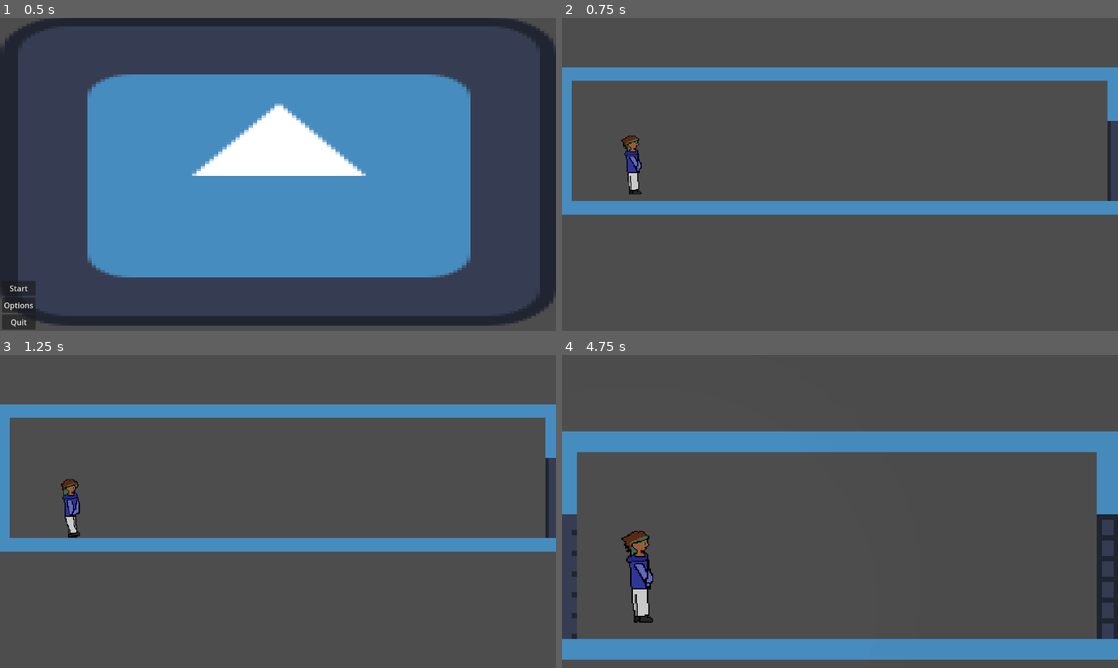
Above: before the commit, frames 1-4 (two rows, left to right).
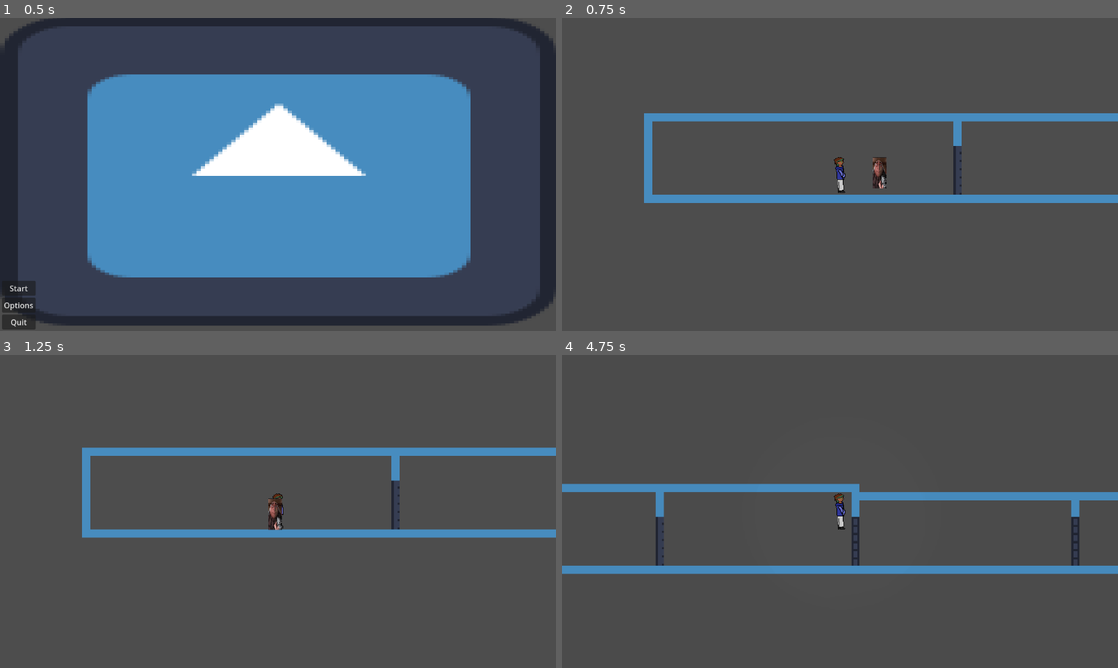
Above: after the commit, the same moments.

Repository: Oryphanix/jam
Game: Godot game, scene res://scenes/main.tscn
Two runs of this game, one before a commit and one after it. Both use one fixed random seed, a clock stepped at 60 frames per second and the inputs below. The engine's default icon, where the game draws it, is replaced by a stand-in: a white triangle on a blue panel in a dark square.
Inputs:
- Up to frame 1 (0.5 s): no input
- Up to frame 2 (0.75 s): click "Start" at 0.5 s
- Up to frame 3 (1.25 s): no input
- Up to frame 4 (4.75 s): tap Enter (ui_accept) at 1.25, 1.52, 2.27, 3.77, 4.52 s; hold D (move_right) 1.28-2.78 s; hold A (move_left) 2.78-3.53 s; hold D (move_right) from 3.53 s (still down)

Frame 1 is identical in both runs. In frame 2, 14% of the frame differs, in the area x 0-100%, y 15-63%; in frame 3, 15%; in frame 4, 22%, in the area x 0-100%, y 24-98%.

Commit message:
im widewally crying
enemy rework

Diff:
--- a/monster/States/lurking.gd
+++ b/monster/States/lurking.gd
@@ -1,33 +1,42 @@
 extends State
 class_name EnemyLurking
 
-@export var enemy: CharacterBody2D
-@export var moveSpeed: float
-@export var moveAway: float
-@export var bufferZone := 5.0
-@export var minDistance := 250
+@export var en: CharacterBody2D
+@export var sanityLoss := 500
 var player: CharacterBody2D
 
+
+func randCirlePos() -> Vector2:
+	var theta : float = randf() * 2 * PI
+	return Vector2(cos(theta), sin(theta)) * sqrt(randf())
+
+
 func Enter():
+	print("lurking")
 	player = get_tree().get_first_node_in_group("Player")
-	print("lurking")
+	var randomPos: Vector2
+	randomPos = (randCirlePos()*Global.playerFOV)+Global.playerPosition
+	while !(randomPos.y < 160 and randomPos.y > 16):
+		randomPos = (randCirlePos()*Global.playerFOV)+Global.playerPosition
+	en.global_position = randomPos
+	en.show()
+	print("IF IS CLIPPING UP, REPLACE 16 WITH 16-MONSTER HEIGHT")
+
 
 func Update(_delta: float):
+	var direction = Global.playerPosition - Global.enemyPosition
+	var distance := direction.length()
 	if Global.sanity <= (2*Global.maxSanity)/3 and Global.sanity > (Global.maxSanity)/3:
 		Transitioned.emit(self, "stalking")
+	if distance > 167.5:
+		Transitioned.emit(self, "prelurking")
+	elif distance < 15:
+		Global.sanity -= sanityLoss
+		Transitioned.emit(self, "prelurking")
+
+	#Check distance to player
+		#if is more than 167 then set state to pre lurk
+	#if is less than hitbox of monster, decrease sanity set state to prelurk
 
 func Physics_Update(_delta: float):
-	moveSpeed = Global.playerSpeed/5
-	moveAway = Global.playerSpeed/2
-	#Vars for distance to player
-	var direction = Global.playerPosition - Global.enemyPosition
-	var distance := direction.length()
-	#Makes the enemy move towards the player but make it stop at a distance
-	if distance >= minDistance + bufferZone:
-		enemy.velocity = (direction.normalized() * moveSpeed)
-	#Make it run away if the player gets to close
-	elif distance < minDistance - bufferZone:
-		enemy.velocity = -(direction.normalized() * moveAway)
-	else:
-		enemy.velocity = Vector2.ZERO
-	enemy.move_and_slide()
+	pass
--- /dev/null
+++ b/monster/States/preLurk.gd
@@ -0,0 +1,28 @@
+extends State
+class_name prelurk
+
+@export var minTime := 1
+@export var maxTime := 1.5
+@export var en: CharacterBody2D
+var delayTimer: Timer
+
+func wait():
+	delayTimer = Timer.new()
+	delayTimer.wait_time = randf_range(minTime, maxTime)
+	delayTimer.timeout.connect(on_timer_finished)
+	delayTimer.autostart = true
+	add_child(delayTimer)
+
+func Enter():
+	print("prelurk")
+	en.hide()
+	wait()
+
+func on_timer_finished():
+	Transitioned.emit(self,"lurking")
+
+func Exit():
+	delayTimer.stop()
+	delayTimer.timeout.disconnect(on_timer_finished)
+	delayTimer.queue_free()
+	delayTimer = null
--- a/monster/States/stalking.gd
+++ b/monster/States/stalking.gd
@@ -4,51 +4,32 @@
 #PLACEHOLDER BEHAVIOUR
 
 @export var enemy: CharacterBody2D
-@export var moveSpeed: float
+@export var moveSpeed: float = 200
 @export var moveAway: float
-@export var bufferZone := 5.0
-@export var minDistance := 125
 @export var playerFacing = false
-var player: CharacterBody2D
+var dirToGo: Vector2
+var wallLeft: Marker2D
 
 func Enter():
-	player = get_tree().get_first_node_in_group("Player")
+	wallLeft = get_tree().get_first_node_in_group("wallleft")
+	dirToGo = Vector2(-1,0)
 	print("entered stalk")
 
 func Physics_Update(_delta: float):
-	moveSpeed = 7*Global.playerSpeed/20
-	moveAway = 9*Global.playerSpeed/20
-	var direction = Global.playerPosition - Global.enemyPosition
-	var distance := direction.length()
-	#Makes the enemy move towards the player but make it stop at a distance
-	if distance >= minDistance + bufferZone:
-		enemy.velocity = (direction.normalized() * moveSpeed)
-	#Make it run away if the player gets to close
-	elif distance < minDistance - bufferZone:
-		enemy.velocity = -(direction.normalized() * moveAway)
-	else:
-		enemy.velocity = Vector2.ZERO
-	enemy.move_and_slide()
+	enemy.velocity = dirToGo * moveSpeed
 
 func Update(_delta: float):
-	var playerDir  = Global.playerPosition.direction_to(Global.enemyPosition)
-
-	if Global.sanity <= Global.maxSanity/3:
-		Transitioned.emit(self, "chasing")
-
-	if playerDir.dot(Global.playerFace) > 0:
-		playerFacing = true
-	else:
-		playerFacing = false
-
-	if playerFacing and $Timer.is_stopped():
-		print("timer started")
-		$Timer.start()
-	elif not playerFacing:
-		print("timer stopped")
-		$Timer.stop()
+	pass
 
 
-func _on_timer_timeout():
-	print("timer")
-	Transitioned.emit(self, "stalkchase")
+func _on_body_left_entered(body: Node2D) -> void:
+	if body.name == "TileMapLayer":
+		dirToGo = Vector2(1,0)
+
+
+
+
+
+func _on_body_right_entered(body: Node2D) -> void:
+	if body.name == "TileMapLayer":
+		dirToGo = Vector2(-1,0)
--- a/monster/States/state_machine.gd
+++ b/monster/States/state_machine.gd
@@ -30,7 +30,9 @@
 		return
 	var newState = states.get(newStateName.to_lower())
 	if !newState:
-		print("new state empty")
+		print("new state empty", "statename",newStateName)
+		print(states)
+		print("newstate", newState)
 		return
 	#Transitions state
 	if currentState:
--- a/monster/enemy.tscn
+++ b/monster/enemy.tscn
@@ -1,15 +1,15 @@
-[gd_scene load_steps=10 format=3 uid="uid://bpakxo81q0su"]
+[gd_scene load_steps=12 format=3 uid="uid://bpakxo81q0su"]
 
 [ext_resource type="Script" path="res://monster/enemy.gd" id="1_rg1we"]
 [ext_resource type="Texture2D" uid="uid://cj8dnp2v42tj7" path="res://monster/Screenshot 2024-08-12 170945.png" id="2_1t4wk"]
 [ext_resource type="Script" path="res://monster/States/state_machine.gd" id="3_tgi4v"]
 [ext_resource type="Script" path="res://monster/States/stalking.gd" id="4_6qnga"]
+[ext_resource type="Script" path="res://monster/States/preLurk.gd" id="4_gik7t"]
 [ext_resource type="Script" path="res://monster/States/lurking.gd" id="4_s5aqr"]
 [ext_resource type="Script" path="res://monster/States/chasing.gd" id="6_jbkc5"]
-[ext_resource type="Script" path="res://monster/States/stalkingchase.gd" id="6_rp1ui"]
 
 [sub_resource type="RectangleShape2D" id="RectangleShape2D_fu6n3"]
-size = Vector2(26, 22)
+size = Vector2(26, 60)
 
 [sub_resource type="SpriteFrames" id="SpriteFrames_0tx3f"]
 animations = [{
@@ -22,27 +22,42 @@
 "speed": 5.0
 }]
 
+[sub_resource type="RectangleShape2D" id="RectangleShape2D_3j2d4"]
+size = Vector2(1, 49)
+
+[sub_resource type="RectangleShape2D" id="RectangleShape2D_sqrhf"]
+size = Vector2(2, 49)
+
 [node name="Node" type="Node2D"]
 
 [node name="enemy" type="CharacterBody2D" parent="."]
+collision_layer = 2
+collision_mask = 2
 script = ExtResource("1_rg1we")
 
 [node name="CollisionShape2D" type="CollisionShape2D" parent="enemy"]
+position = Vector2(1, -31)
 shape = SubResource("RectangleShape2D_fu6n3")
 
 [node name="AnimatedSprite2D" type="AnimatedSprite2D" parent="enemy"]
-position = Vector2(0, -9.53674e-07)
-scale = Vector2(0.119863, 0.102018)
+position = Vector2(0.937501, -31)
+scale = Vector2(0.119292, 0.275224)
 sprite_frames = SubResource("SpriteFrames_0tx3f")
+
+[node name="Camera2D" type="Camera2D" parent="enemy"]
 
 [node name="StateMachine" type="Node" parent="enemy" node_paths=PackedStringArray("initialState", "enemy")]
 script = ExtResource("3_tgi4v")
-initialState = NodePath("Lurking")
+initialState = NodePath("Stalking")
 enemy = NodePath("..")
 
-[node name="Lurking" type="Node" parent="enemy/StateMachine" node_paths=PackedStringArray("enemy")]
+[node name="preLurking" type="Node" parent="enemy/StateMachine" node_paths=PackedStringArray("en")]
+script = ExtResource("4_gik7t")
+en = NodePath("../..")
+
+[node name="Lurking" type="Node" parent="enemy/StateMachine" node_paths=PackedStringArray("en")]
 script = ExtResource("4_s5aqr")
-enemy = NodePath("../..")
+en = NodePath("../..")
 
 [node name="Stalking" type="Node" parent="enemy/StateMachine" node_paths=PackedStringArray("enemy")]
 script = ExtResource("4_6qnga")
@@ -53,11 +68,21 @@
 wait_time = 10.0
 one_shot = true
 
-[node name="stalkchase" type="Node" parent="enemy/StateMachine" node_paths=PackedStringArray("enemy")]
-script = ExtResource("6_rp1ui")
-enemy = NodePath("../..")
-
 [node name="Chasing" type="Node" parent="enemy/StateMachine"]
 script = ExtResource("6_jbkc5")
 
+[node name="leftdetection" type="Area2D" parent="enemy"]
+
+[node name="CollisionShape2D" type="CollisionShape2D" parent="enemy/leftdetection"]
+position = Vector2(-12.5, -32.5)
+shape = SubResource("RectangleShape2D_3j2d4")
+
+[node name="rightdetector" type="Area2D" parent="enemy"]
+
+[node name="CollisionShape2D" type="CollisionShape2D" parent="enemy/rightdetector"]
+position = Vector2(14, -31.5)
+shape = SubResource("RectangleShape2D_sqrhf")
+
 [connection signal="timeout" from="enemy/StateMachine/Stalking/Timer" to="enemy/StateMachine/Stalking" method="_on_timer_timeout"]
+[connection signal="body_entered" from="enemy/leftdetection" to="enemy/StateMachine/Stalking" method="_on_body_left_entered"]
+[connection signal="body_entered" from="enemy/rightdetector" to="enemy/StateMachine/Stalking" method="_on_body_right_entered"]
--- a/player/player.gd
+++ b/player/player.gd
@@ -18,6 +18,7 @@
 
 		if direction:
 			velocity.x = direction * SPEED
+			Global.playerFace = Vector2(direction, 0)
 		else:
 			velocity.x = move_toward(velocity.x, 0, 300)
 
@@ -34,6 +35,7 @@
 		var direction := Input.get_axis("move_left", "move_right")
 		if direction:
 			velocity.x = direction * SPEED
+			Global.playerFace = Vector2(direction, 0)
 		else:
 			velocity.x = move_toward(velocity.x, 0, 300)
 		#otherwise the character will walk left/right if the shift key is not held
@@ -45,8 +47,11 @@
 	# Handle jump.
 	if Input.is_action_just_pressed("ui_accept") and is_on_floor():
 		velocity.y = JUMP_VELOCITY
+	Global.playerPosition = self.global_position
+	Global.playerSpeed = SPEED
 
 	# Get the input direction and handle the movement/deceleration.
 	# ui_left is left arrow, ui_right is right arrow, ui_accept is space bar, ui_shift is the shift key.
-func _process(delta: float) -> void:
+func _process(_delta: float) -> void:
 	$AnimatedSprite2D.play("default")
+	$Camera2D.make_current()
--- a/player/player.tscn
+++ b/player/player.tscn
@@ -261,3 +261,6 @@
 scale = Vector2(1.03735, 1)
 texture = ExtResource("4_8i6og")
 script = ExtResource("5_456t7")
+
+[node name="Camera2D" type="Camera2D" parent="player"]
+zoom = Vector2(1.055, 1.055)
--- a/player/vingette.gd
+++ b/player/vingette.gd
@@ -11,11 +11,15 @@
 @export var runExponential = 1
 @export var narwhalExponential = 1
 @export var time = 0.0
-
 @export var narwhalIncrease = 20.0
 
+func _ready() -> void:
+	Global.maxSanity = sanity
+	Global.sanity = Global.maxSanity
+	sanity = Global.sanity
 
 func _process(delta):
+	sanity = Global.sanity
 	temp = sanity / 13
 	vignette = 255 - temp
 	#using the sanity variable to work out vignette opacity. sanity /13 will ensure vignette opacity is between 0 and
--- a/scenes/Global.gd
+++ b/scenes/Global.gd
@@ -5,3 +5,4 @@
 var playerSpeed: float
 var sanity: float
 var maxSanity: float
+var playerFOV: float = 167.5
--- a/scenes/mainmenue.gd
+++ b/scenes/mainmenue.gd
@@ -7,7 +7,7 @@
 
 
 # Called every frame. 'delta' is the elapsed time since the previous frame.
-func _process(delta: float) -> void:
+func _process(_delta: float) -> void:
 	pass
 
 
--- /dev/null
+++ b/stalkingarchive.gd
@@ -0,0 +1,52 @@
+extends State
+class_name stalkarchive
+
+#PLACEHOLDER BEHAVIOUR
+
+@export var enemy: CharacterBody2D
+@export var moveSpeed: float
+@export var moveAway: float
+@export var bufferZone := 5.0
+@export var minDistance := 125
+@export var playerFacing = false
+var player: CharacterBody2D
+
+func Enter():
+	player = get_tree().get_first_node_in_group("Player")
+	print("entered stalk")
+
+func Physics_Update(_delta: float):
+	moveSpeed = 7*Global.playerSpeed/20
+	moveAway = 9*Global.playerSpeed/20
+	var direction = Global.playerPosition - Global.enemyPosition
+	var distance := direction.length()
+	#Makes the enemy move towards the player but make it stop at a distance
+	if distance >= minDistance + bufferZone:
+		enemy.velocity = (direction.normalized() * moveSpeed)
+	#Make it run away if the player gets to close
+	elif distance < minDistance - bufferZone:
+		enemy.velocity = -(direction.normalized() * moveAway)
+	else:
+		enemy.velocity = Vector2.ZERO
+	enemy.move_and_slide()
+
+func Update(_delta: float):
+	var playerDir  = Global.playerPosition.direction_to(Global.enemyPosition)
+	if Global.sanity <= Global.maxSanity/3:
+		Transitioned.emit(self, "chasing")
+	if playerDir.dot(Global.playerFace) > 0:
+		playerFacing = true
+	else:
+		playerFacing = false
+
+	if playerFacing and $Timer.is_stopped():
+		print("timer started")
+		$Timer.start()
+	elif not playerFacing:
+		print("timer stopped")
+		$Timer.stop()
+
+
+func _on_timer_timeout():
+	print("timer")
+	Transitioned.emit(self, "stalkchase")
--- a/world/new_tile_set.tres
+++ b/world/placeholder.tres
@@ -62,5 +62,6 @@
 9:5/0 = 0
 
 [resource]
-physics_layer_0/collision_layer = 1
+physics_layer_0/collision_layer = 3
+physics_layer_0/collision_mask = 3
 sources/1 = SubResource("TileSetAtlasSource_dmnha")
--- a/world/world1.tscn
+++ b/world/world1.tscn
@@ -1,6 +1,6 @@
 [gd_scene load_steps=14 format=4 uid="uid://20udwjhfvlln"]
 
-[ext_resource type="TileSet" uid="uid://ckt3cxeu5d5gi" path="res://world/new_tile_set.tres" id="1_3ilp7"]
+[ext_resource type="TileSet" uid="uid://ckt3cxeu5d5gi" path="res://world/placeholder.tres" id="1_3ilp7"]
 [ext_resource type="Script" path="res://world/roomcameradetector.gd" id="2_47jon"]
 [ext_resource type="PackedScene" uid="uid://dyyvcvbomxviu" path="res://player/player.tscn" id="3_2k328"]
 [ext_resource type="PackedScene" uid="uid://bpakxo81q0su" path="res://monster/enemy.tscn" id="4_57ndh"]
@@ -31,7 +31,7 @@
 size = Vector2(3, 129)
 
 [node name="World" type="Node2D"]
-position = Vector2(-4, 136)
+position = Vector2(0, 160)
 
 [node name="TileMapLayer" type="TileMapLayer" parent="."]
 tile_map_data = PackedByteArray("AAAmAAAAAQACAAIAAAAnAAAAAQACAAIAAAAoAAAAAQACAAIAAAApAAAAAQACAAIAAAAqAAAAAQACAAIAAAArAA …(4384 unchanged characters)…
@@ -45,7 +45,7 @@
 shape = SubResource("RectangleShape2D_6iq8v")
 
 [node name="Camera2D" type="Camera2D" parent="Room1"]
-position = Vector2(313, -31)
+position = Vector2(209, -80)
 offset = Vector2(-0.005, 0)
 zoom = Vector2(1.875, 1.73)
 limit_left = 1
@@ -62,7 +62,7 @@
 shape = SubResource("RectangleShape2D_lgwn2")
 
 [node name="Camera2D" type="Camera2D" parent="Room2"]
-position = Vector2(926, 126)
+position = Vector2(1848, 197)
 offset = Vector2(-0.005, 0)
 zoom = Vector2(2.925, 2.685)
 limit_left = 996
@@ -83,7 +83,7 @@
 shape = SubResource("RectangleShape2D_dfm10")
 
 [node name="Camera2D" type="Camera2D" parent="Room3"]
-position = Vector2(1172, -48)
+position = Vector2(1226, -48)
 offset = Vector2(-0.005, 0)
 zoom = Vector2(2.575, 2.685)
 limit_left = 996
@@ -108,7 +108,7 @@
 shape = SubResource("RectangleShape2D_lldkq")
 
 [node name="Camera2D" type="Camera2D" parent="Room4"]
-position = Vector2(1580, -53)
+position = Vector2(1552, -46)
 offset = Vector2(-0.005, 0)
 zoom = Vector2(3.61, 3.34)
 limit_left = 1421
@@ -118,10 +118,10 @@
 limit_smoothed = true
 
 [node name="Player" parent="." instance=ExtResource("3_2k328")]
-position = Vector2(83, -53)
+position = Vector2(385, -49)
 
 [node name="Enemy" parent="." instance=ExtResource("4_57ndh")]
-position = Vector2(1708, -26)
+position = Vector2(462, -25)
 
 [node name="Area2D" type="Area2D" parent="."]
 script = ExtResource("5_33k48")
--- a/world/world2.tscn
+++ b/world/world2.tscn
@@ -1,6 +1,6 @@
 [gd_scene load_steps=6 format=4 uid="uid://2b2ggbqko0t5"]
 
-[ext_resource type="TileSet" uid="uid://ckt3cxeu5d5gi" path="res://world/new_tile_set.tres" id="1_fb7wu"]
+[ext_resource type="TileSet" uid="uid://ckt3cxeu5d5gi" path="res://world/placeholder.tres" id="1_fb7wu"]
 [ext_resource type="PackedScene" uid="uid://bpakxo81q0su" path="res://monster/enemy.tscn" id="2_v88il"]
 [ext_resource type="PackedScene" uid="uid://dyyvcvbomxviu" path="res://player/player.tscn" id="3_it3g3"]
 [ext_resource type="Script" path="res://world/scne.gd" id="4_v6k0y"]
Binary file added: world/Interiors_free_16x16.png
Not shown, added: world/Interiors_free_16x16.png.import
Not shown: 1 places in world/placeholder.tres that only renumber resources
